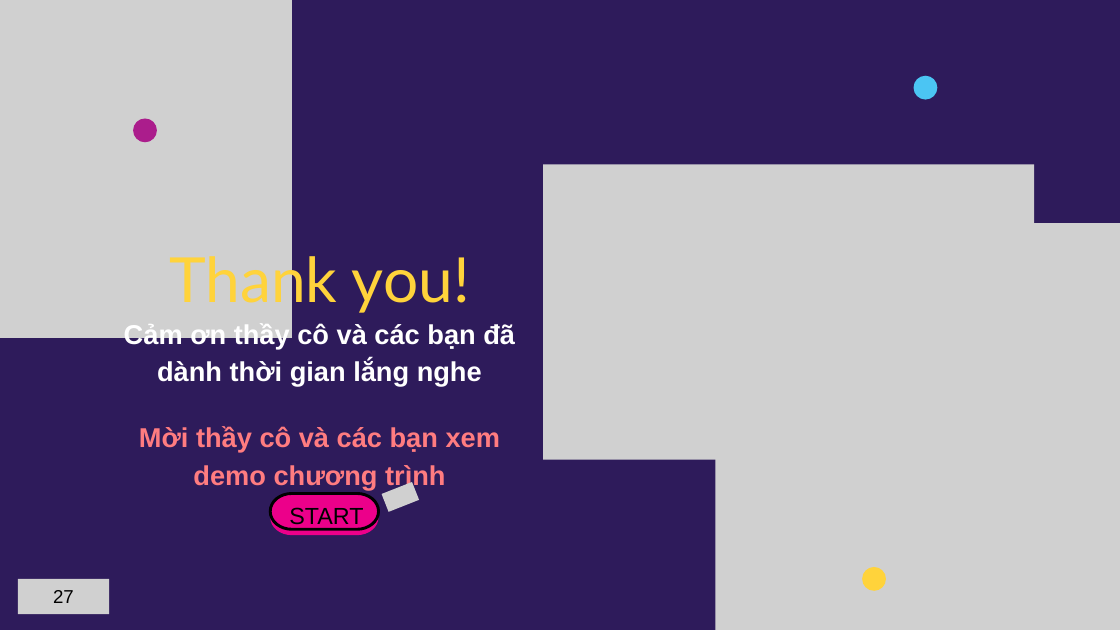
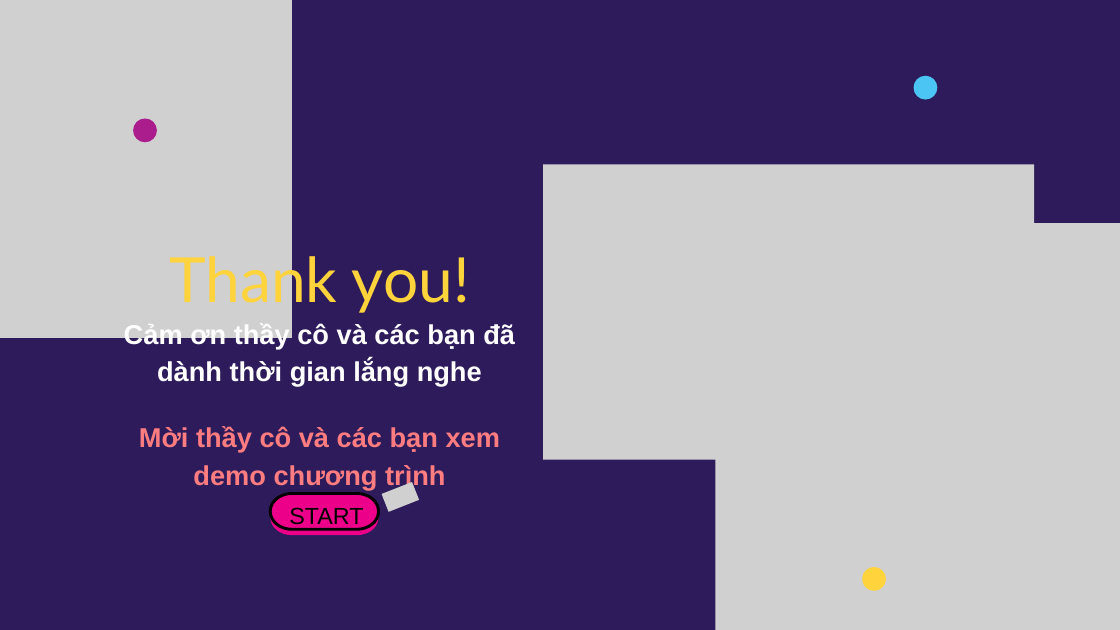
Before and after one commit to B2012257/lvtn_indieGameForum, a slide deck: slide 29 of docs/gameIndiePPT.pptx (slide 27 before the commit). Drawn at 1120x630 pixels with LibreOffice and Linux fonts; fonts in the diff are those of the drawing; grey boxes stand for pictures. Boxes give left, top, right and bottom in pixels: in the first picture for what was removed or moved away, otherwise in the second. Text is boxed around its words. In the diff, an @@ line names an element or a change of style, - is before the commit and + after.

```diff
--- a/docs/gameIndiePPT.pptx
+++ b/docs/gameIndiePPT.pptx
@@ picture removed at (x1=18, y1=579, x2=109, y2=614) @@
@@ text removed at (x1=53, y1=590, x2=74, y2=603) @@
-27
```
Also in this commit, not shown: 22 other slides changed, 2 slides added, 32 other files.
